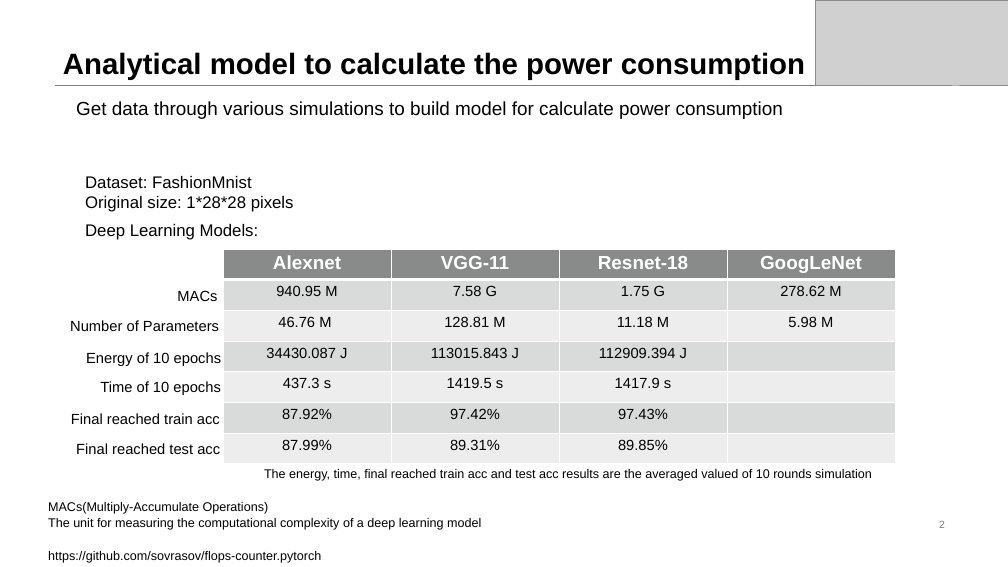
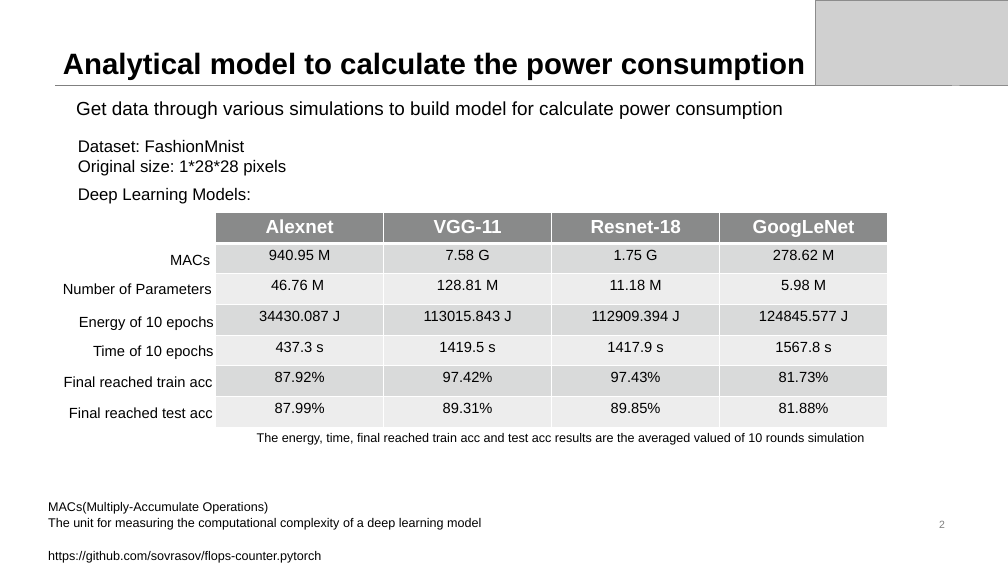
Before and after one commit to dtjgp/GreenAI, a slide deck: slide 2 of presentation/5th_presentation/GreenAI_5th.pptx. Drawn at 1008x567 pixels with LibreOffice and Linux fonts; fonts in the diff are those of the drawing; grey boxes stand for pictures. Boxes give left, top, right and bottom in pixels: in the first picture for what was removed or moved away, otherwise in the second. Text is boxed around its words. In the diff, an @@ line names an element or a change of style, - is before the commit and + after.

```diff
--- a/presentation/5th_presentation/GreenAI_5th.pptx
+++ b/presentation/5th_presentation/GreenAI_5th.pptx
@@ 2 texts, 1 table: place and size @@
-2 texts, 1 table at (177,249,895,481)
+2 texts, 1 table at (170,212,887,445)
@@ table at (216,212,887,427) @@
-row 4, column 4: 
+row 4, column 4: 124845.577 J
-row 5, column 4: 
+row 5, column 4: 1567.8 s
-row 6, column 4: 
+row 6, column 4: 81.73%
-row 7, column 4: 
+row 7, column 4: 81.88%
@@ 7 texts: place and size @@
-7 texts at (70,176,294,454)
+7 texts at (63,140,286,418)
```
Also in this commit, not shown: 3 other slides changed, 3 other files.
